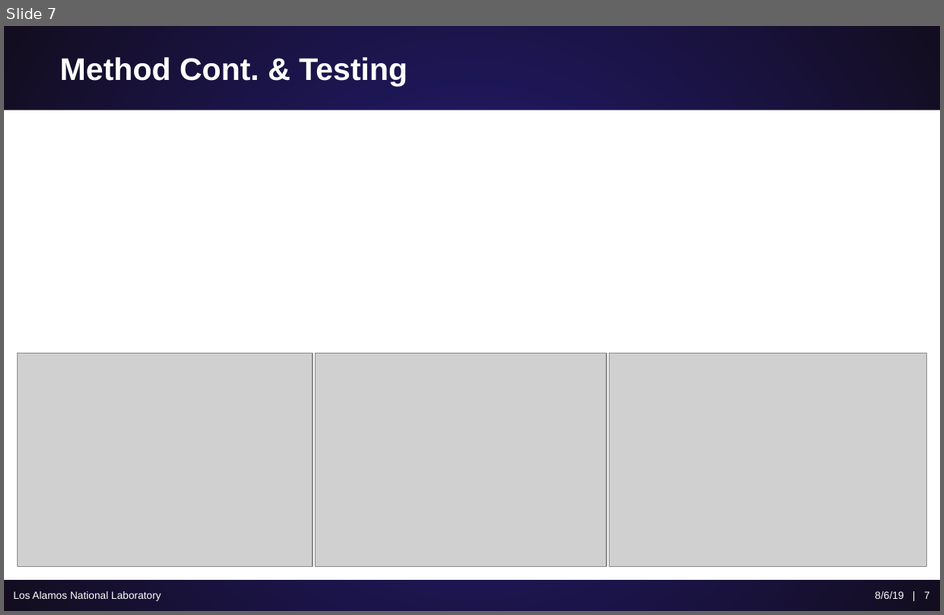
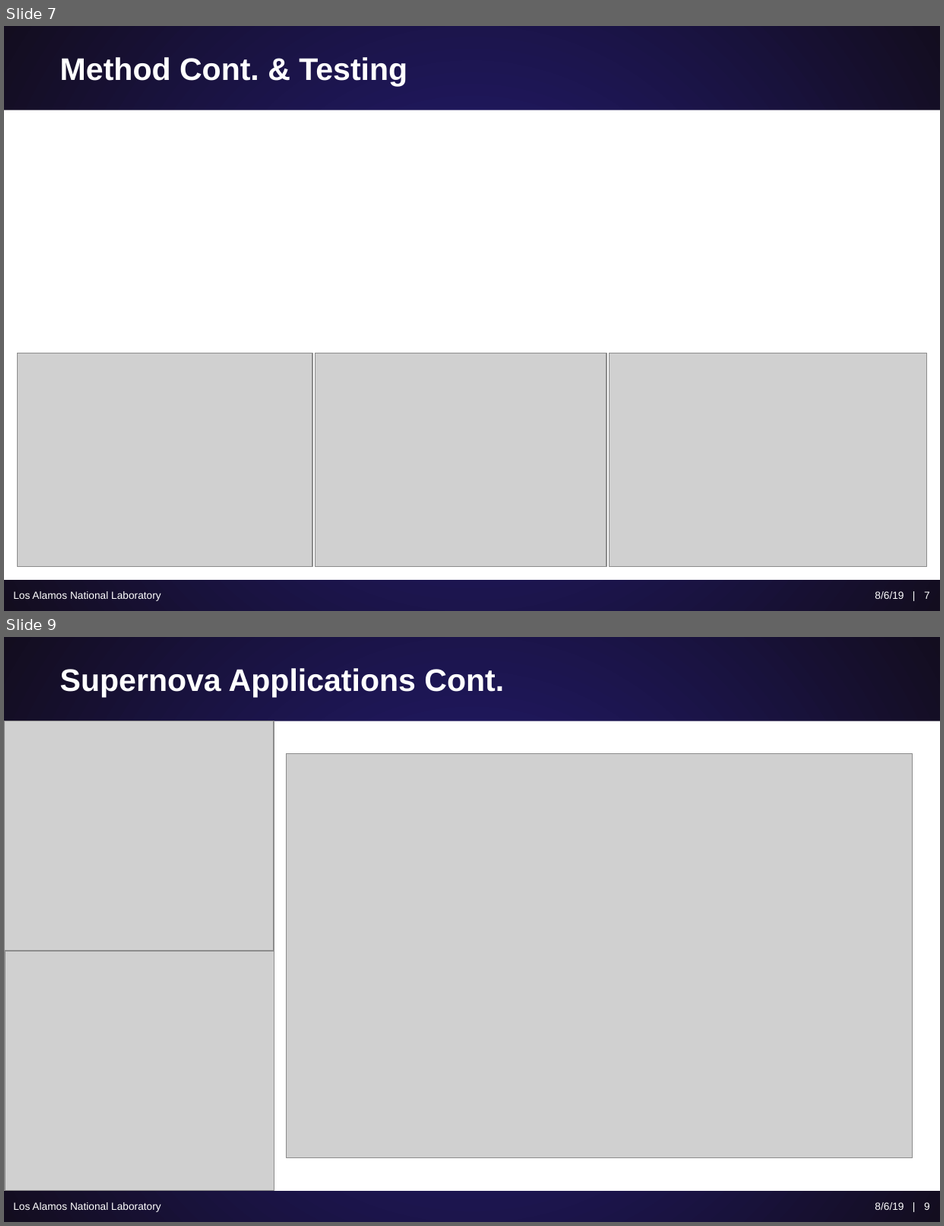
Before and after one commit to ScottCampbellBoise/XCP_Workshop_Report, a slide deck: Poster and Presentation/Campbell_Scott_Variance_Reduction.pptx. Shown one above the other, each under a label of ours: slide 7 before the commit, slides 7 and 9 after it; the slides between them are not shown. The pictures are 944x615 and 944x1226 pixels, drawn with LibreOffice and Linux fonts; fonts in the diff are those of the drawing; grey boxes stand for pictures. Boxes give left, top, right and bottom in pixels: in the first picture for what was removed or moved away, otherwise in the second. Text is boxed around its words. In the diff, an @@ line names an element or a change of style, - is before the commit and + after.

```diff
--- a/Poster and Presentation/Campbell_Scott_Variance_Reduction.pptx
+++ b/Poster and Presentation/Campbell_Scott_Variance_Reduction.pptx
@@ slide 9 added at (4, 637, 940, 1222), background gradient #251D7D to #130D1F; not listed: 1 template element that a slide beside it also shows @@
@@ title added at (60, 668, 504, 698), 24 pt, text #FFFFFF, bold @@
+Supernova Applications Cont.
@@ picture added at (4, 721, 274, 961) @@
@@ picture added at (287, 754, 913, 1158) @@
@@ picture added at (5, 951, 275, 1190) @@
@@ text added at (13, 1202, 161, 1212), 8 pt, text #FFFFFF @@
+Los Alamos National Laboratory
@@ text added at (875, 1202, 930, 1210), 8 pt, text #FFFFFF @@
+8/6/19 | 9
```
Also in this commit, not shown: 2 slides changed.
